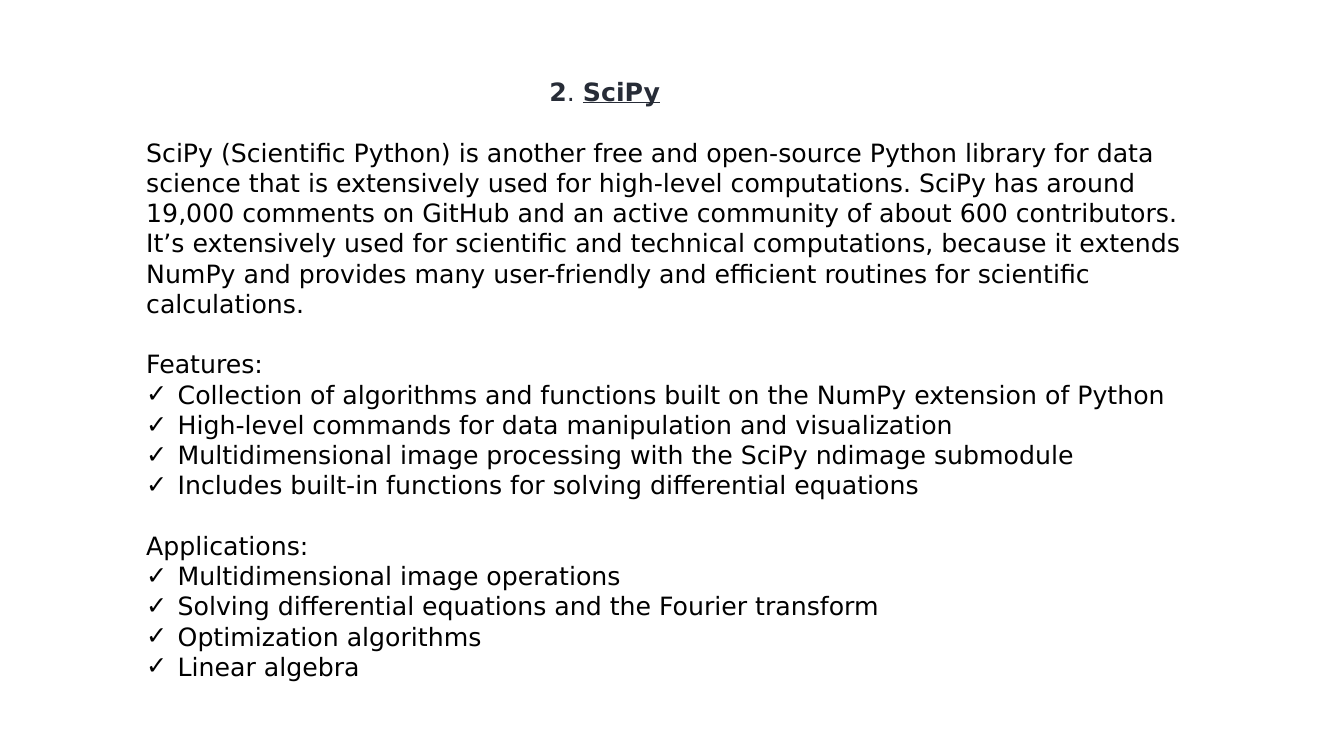
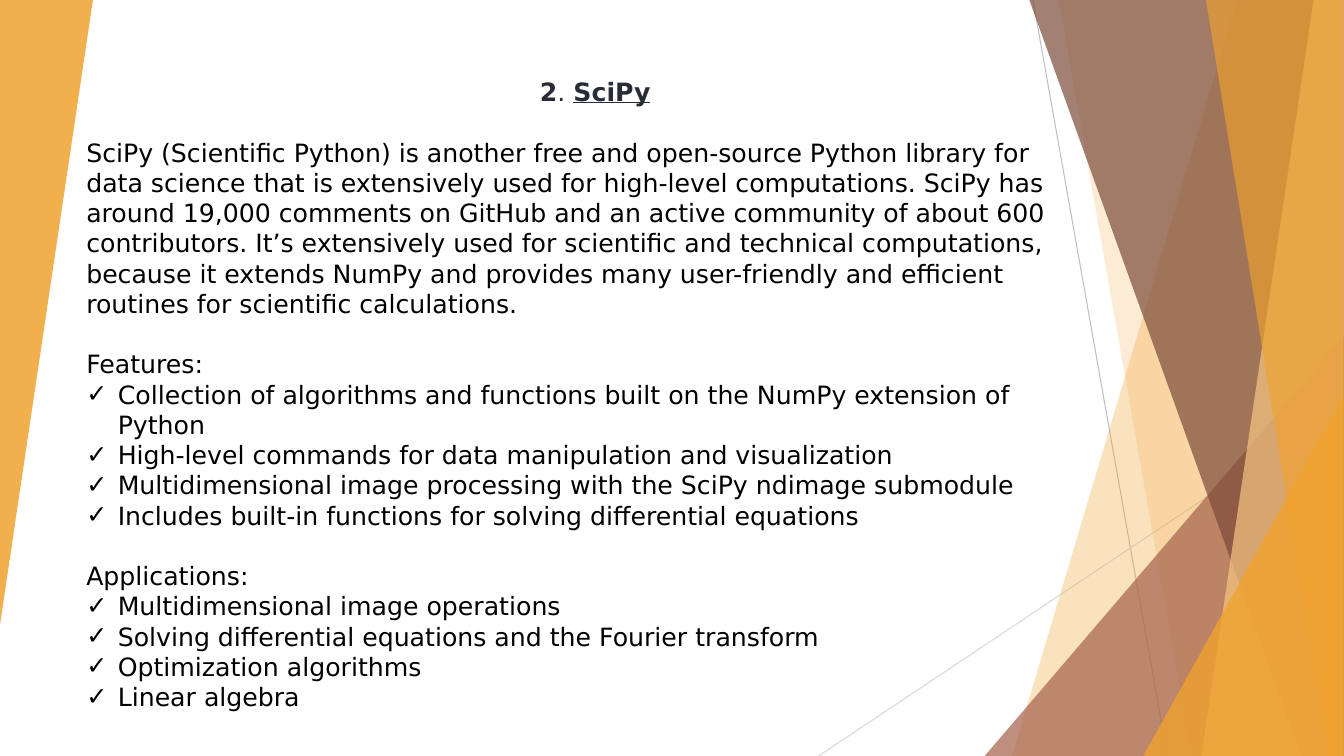
Before and after one commit to pallavimulik/Pallavi_DPDS202108, a slide deck: slide 3 of PythonTutorial/Presentation/PPtonlibraries.pptx. Drawn at 1344x756 pixels with LibreOffice and Linux fonts; fonts in the diff are those of the drawing. Boxes give left, top, right and bottom in pixels: in the first picture for what was removed or moved away, otherwise in the second. Text is boxed around its words. In the diff, an @@ line names an element or a change of style, - is before the commit and + after.

```diff
--- a/PythonTutorial/Presentation/PPtonlibraries.pptx
+++ b/PythonTutorial/Presentation/PPtonlibraries.pptx
@@ group added at <box>0,0,1344,756</box>: 5 freeform shapes, 3 triangles, 2 lines @@
@@ text "2. SciPy" rewrapped from <box>146,82,1179,682</box> to <box>86,82,1044,712</box> @@
```
Also in this commit, not shown: 10 other slides changed, 2 other files.
